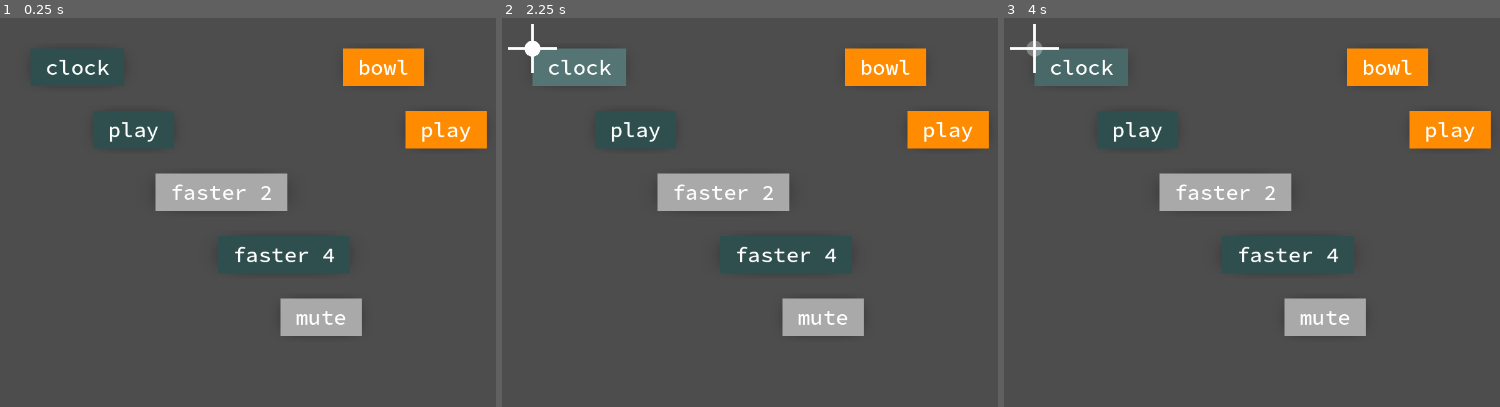
Above: before the commit, frames 1-3 (left to right).
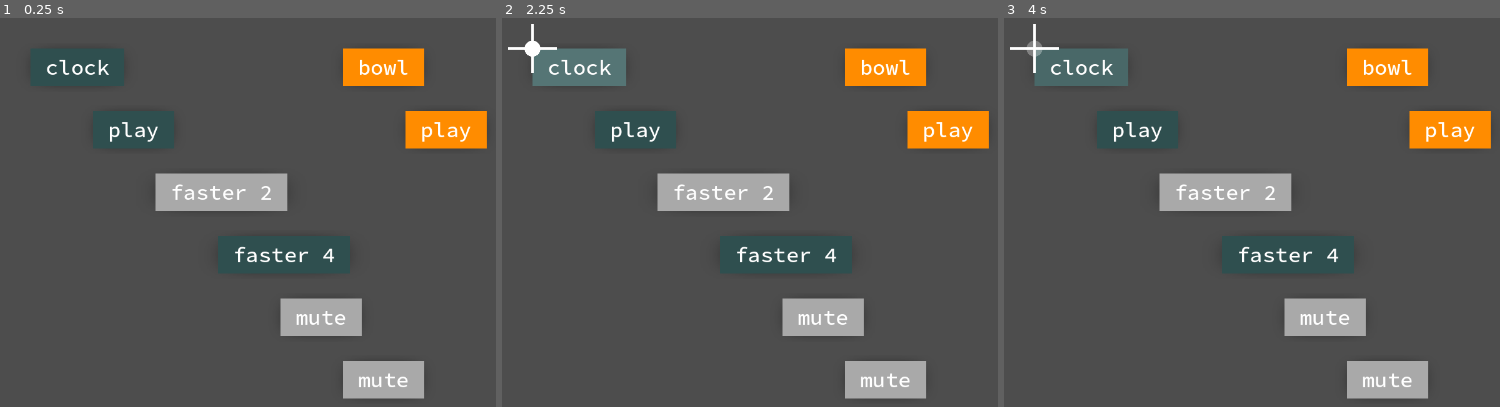
Above: after the commit, the same moments.

Repository: cappelnord/life-codes-interaction
Game: Godot game, scene res://interaction_test_bench.tscn
The game is run twice, just before and just after one commit, with the same random seed, the same clock (stepped at 60 frames per second) and the same inputs.
Inputs (mouse positions are in pixels of both pictures, inside the frame that each line leads up to):
- Up to frame 1 (0.25 s): no input
- Up to frame 2 (2.25 s): tap Enter at 0.5, 2 s; move the mouse to (outside the picture) at 0.52 s; tap M (toggle_mouse_cursor) at 0.6, 1.35, 2.1 s; click (outside the picture) at 0.67 s; tap Space at 1.25 s; move the mouse to (829, 212) at 1.27 s; click (829, 212) at 1.42 s; move the mouse to (948, 111) at 2.02 s; click (948, 111) at 2.17 s
- Up to frame 3 (4 s): tap Space at 2.75 s; move the mouse to (1361, 216) at 2.77 s; tap M (toggle_mouse_cursor) at 2.85, 3.6 s; click (1361, 216) at 2.92 s; tap Enter at 3.5 s; move the mouse to (outside the picture) at 3.52 s; click (outside the picture) at 3.67 s

The runs differ from the first frame. In frame 1, 1.6% of the frame differs, in the area x 69-86%, y 88-98%; in frame 2, 1.6%; in frame 3, 1.6%.

Commit message:
more work on interaction

Diff:
--- a/interaction/scripts/code_block/code_block.gd
+++ b/interaction/scripts/code_block/code_block.gd
@@ -18,6 +18,7 @@
 var head_of_group: bool = false
 var group: CodeBlockGroup
 var group_candidate: CodeBlockGroup
+var is_rem_candidate = false
 
 var _active_cursor: Cursor
 
@@ -69,7 +70,7 @@
 	var collision_shape_bottom = RectangleShape2D.new()
 	collision_shape_bottom.size = connection_collider_size
 	_bottom_connection_collider.collision_shape.set_shape(collision_shape_bottom)
-	_bottom_connection_collider.position = connection_collider_size * 0.5 + Vector2(0, text_box_size.y * 0.6666666)
+	_bottom_connection_collider.position = connection_collider_size * 0.5 + Vector2(0, text_box_size.y * 0.666666)
 
 func _update_strings():
 	# build the display_string and code_string and set it
@@ -126,7 +127,6 @@
 
 func release_hover(cursor: Cursor):
 	if _active_cursor == cursor:
-		_visual.z_index = 0
 		_active_cursor = null
 
 		if group != null:
@@ -142,23 +142,40 @@
 	else:
 		grabbed = true
 
+		if group != null and not group.block_is_glued(self):
+			is_rem_candidate = true
+			group.set_rem_candidate(self)
+
 		_update_visual_or_group_visual()
-
 		_collider.set_collision_mask_value(InteractionConfig.COLLISION_LAYER_BOTTOM_CONNECTION, true)
-		move_to_front()
+		_move_to_front_or_group_to_front()
 		return true
 
 func release_grab(cursor: Cursor):
 	# if we release while we are a candidate then we comit
+
+	if is_rem_candidate:
+		# if they are the same it will be dealt with in the group_candidate_comit
+		if group != group_candidate:
+			group.comit(null)
+			group.active_block = null
+			move_to_front()
+			var old_group := group
+			group = null
+			old_group.update_visual()
+			_update_visual_or_group_visual()
+
 	if group_candidate != null:
 		var success: bool = group_candidate.comit(self)
 
 		if success:
-			# TODO: make sure that we leave the old group
 			group = group_candidate
-			group_candidate = null
-
+			group.move_all_to_front()
+
+	group_candidate = null
+	is_rem_candidate = false
 	grabbed = false
+
 	_collider.set_collision_mask_value(InteractionConfig.COLLISION_LAYER_BOTTOM_CONNECTION, false)
 
 	_update_visual_or_group_visual()
@@ -213,6 +230,12 @@
 func update_visual():
 	_visual.update_material_and_zindex()
 
+func _move_to_front_or_group_to_front():
+	if group == null:
+		move_to_front()
+	else:
+		group.move_all_to_front()
+
 func _update_visual_or_group_visual():
 	if group == null:
 		_visual.update_material_and_zindex()
--- a/interaction/scripts/code_block/code_block_group.gd
+++ b/interaction/scripts/code_block/code_block_group.gd
@@ -7,6 +7,7 @@
 var modifiers: Array[CodeBlock] = []
 var active_block: CodeBlock
 var _add_candidate: CodeBlock
+var _rem_candidate: CodeBlock
 var _candidate_target: CodeBlock
 
 func _init(head: CodeBlock):
@@ -16,24 +17,36 @@
 func comit(new_block: CodeBlock)->bool:
 	var success := false
 
-	print(_add_candidate)
-	print(_candidate_target)
+	# shortcut in case we did not change anything
+	# TODO: we must also check that it is the same position
+	if _rem_candidate == new_block:
+		_add_candidate = null
+		_candidate_target = null
+		_rem_candidate = null
+		update_positions()
+		return true
 
-	if new_block == _add_candidate:
+	if _rem_candidate != null:
+		modifiers = _updated_modifiers_array_rem(_rem_candidate)
+		_rem_candidate = null
+		success = true
+
+	if new_block != null and new_block == _add_candidate:
 		if _candidate_target == head:
 			if action != null:
 				action.resign()
 			action = _add_candidate
-
 		else:
 			modifiers = _updated_modifiers_array(_add_candidate, _candidate_target)
 
 		_add_candidate = null
 		_candidate_target = null
 
+		success = true
+
+	if success:
 		head.slot.manager.on_group_comitted.call_deferred(self)
 
-		success = true
 	update_positions()
 
 	return success
@@ -50,9 +63,11 @@
 		pos = pos + Vector2(0, member.text_box_size.y)
 
 func can_connect(new_block: CodeBlock, target_block: CodeBlock):
+	# special rule to allow moving blocks within the hierarchy
+	if active_block != null and active_block != new_block: return false
+
 	# these must be dealt with in some way but not now
 	if new_block == target_block: return false
-	if new_block.group == self: return false
 
 	# check if the family is compatible
 	if not new_block.slot.family.is_compatible(family): return false
@@ -72,6 +87,10 @@
 		snap_position = snap_position + Vector2(0, member.text_box_size.y)
 
 	print(all_members_candidate())
+
+func set_rem_candidate(block: CodeBlock):
+	_rem_candidate = block
+	print("Remove Candidate: " + str(block))
 
 func release_add_candidate(block: CodeBlock, target_block: CodeBlock):
 	if _add_candidate == null: return
@@ -113,9 +132,17 @@
 	var ret: Array[CodeBlock] = []
 	if target_block.slot.spec.action_role(): ret.append(block)
 	for old_block in modifiers:
-		ret.append(old_block)
+		if(not (old_block == block)):
+			ret.append(old_block)
 		if(old_block == target_block):
 			ret.append(block)
+	return ret
+
+func _updated_modifiers_array_rem(block: CodeBlock)->Array[CodeBlock]:
+	var ret: Array[CodeBlock] = []
+	for old_block in modifiers:
+		if old_block != block:
+			ret.append(old_block)
 	return ret
 
 func block_is_glued(block: CodeBlock)->bool:
@@ -124,3 +151,7 @@
 func active_block_is_glued():
 	if active_block == null: return false
 	return block_is_glued(active_block)
+
+func move_all_to_front():
+	for member in all_members():
+		member.move_to_front()
--- a/interaction/scripts/code_block/code_block_loader.gd
+++ b/interaction/scripts/code_block/code_block_loader.gd
@@ -109,3 +109,8 @@
 		mute_spec,
 		Vector2(500, 500)
 	))
+
+	manager.add_slot(CodeBlockSlot.new(
+		mute_spec,
+		Vector2(600, 600)
+	))
--- a/interaction/scripts/code_block/code_block_visual.gd
+++ b/interaction/scripts/code_block/code_block_visual.gd
@@ -27,7 +27,7 @@
 	var rgb: Color
 	if block.group_candidate != null:
 		rgb = block.group_candidate.family.color
-	elif block.group != null:
+	elif block.group != null and not block.is_rem_candidate:
 		rgb = block.group.family.color
 	else:
 		rgb = block.slot.family.color
@@ -37,6 +37,7 @@
 
 	if block.is_hovered():
 		rgb_add = Vector3(0.1, 0.1, 0.1)
+		z_index = InteractionConfig.Z_INDEX_HOVERED_CODE_BLOCK
 	if block.grabbed or snapped or (block.group != null and block.group.active_block != null and block.group.active_block.grabbed):
 		rgb_add = Vector3(0.15, 0.15, 0.15)
 		z_index = InteractionConfig.Z_INDEX_GRABBED_OR_SNAPPED_CODE_BLOCK
--- a/interaction/scripts/interaction_config.gd
+++ b/interaction/scripts/interaction_config.gd
@@ -6,6 +6,7 @@
 const CODE_BLOCK_PADDING_Y: int = 8
 
 const Z_INDEX_CODE_BLOCK: int = 2000
+const Z_INDEX_HOVERED_CODE_BLOCK: int = 2100
 const Z_INDEX_QR_CODE: int = 2300
 const Z_INDEX_GRABBED_OR_SNAPPED_CODE_BLOCK: int = 2400
 const Z_INDEX_MOUSE_CURSOR: int = 2500
